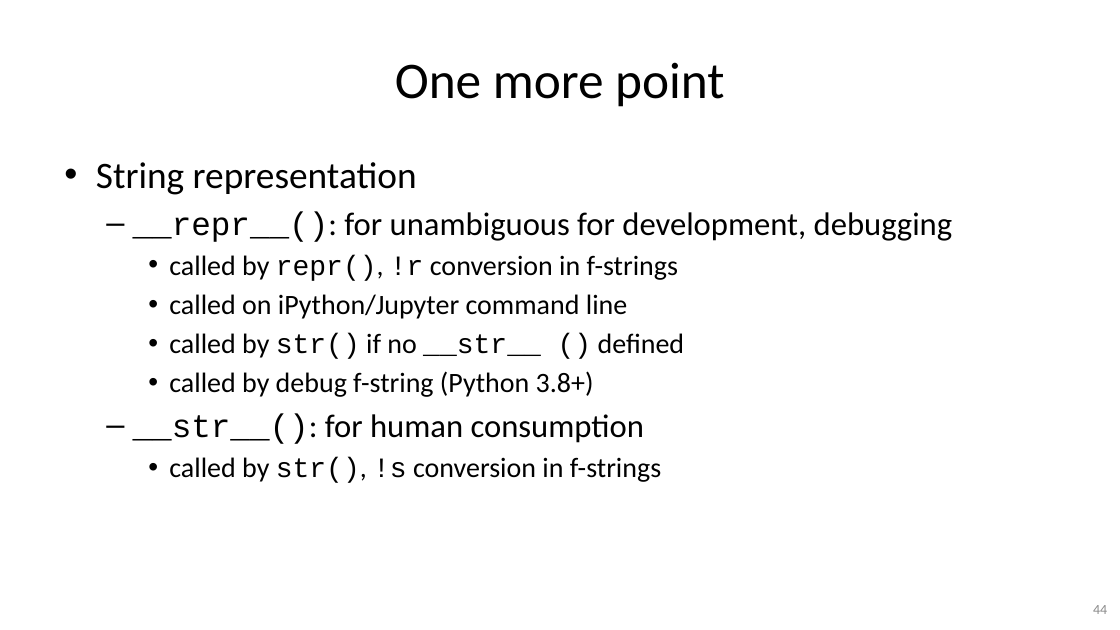
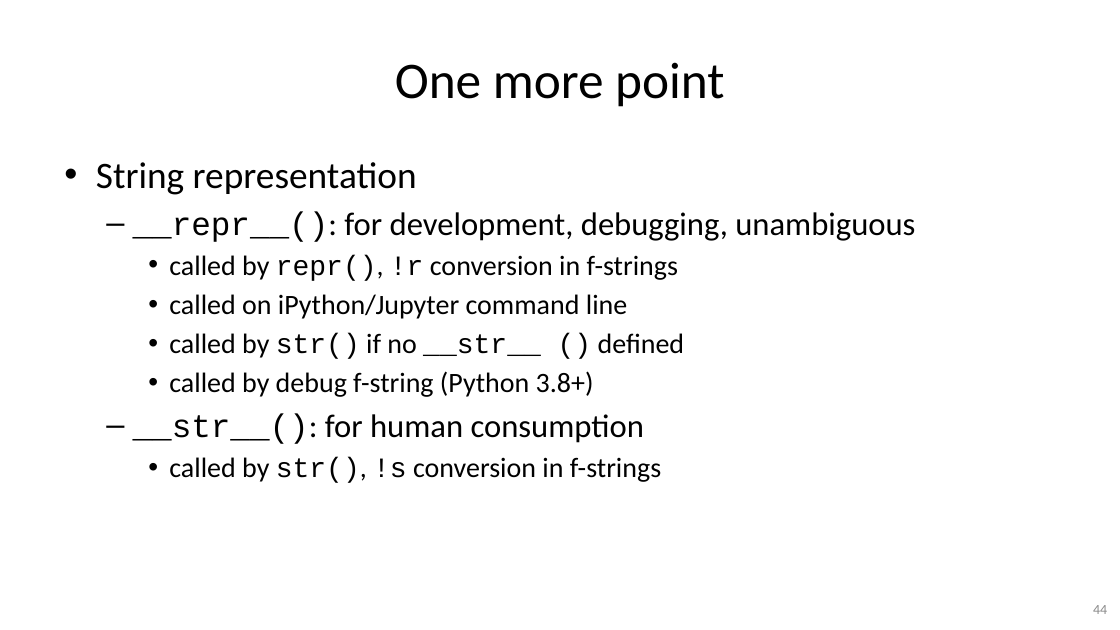
Before and after one commit to gjbex/Python-software-engineering, a slide deck: slide 44 of python_software_engineering.pptx. Drawn at 1120x630 pixels with LibreOffice and Linux fonts; fonts in the diff are those of the drawing. Boxes give left, top, right and bottom in pixels: in the first picture for what was removed or moved away, otherwise in the second. Text is boxed around its words. In the diff, an @@ line names an element or a change of style, - is before the commit and + after.

Commit message:
Fix typo

```diff
--- a/python_software_engineering.pptx
+++ b/python_software_engineering.pptx
@@ text at (x1=133, y1=211, x2=915, y2=242): text changed @@
-  – __repr__(): for unambiguous for development, debugging
+  – __repr__(): for development, debugging, unambiguous
```
